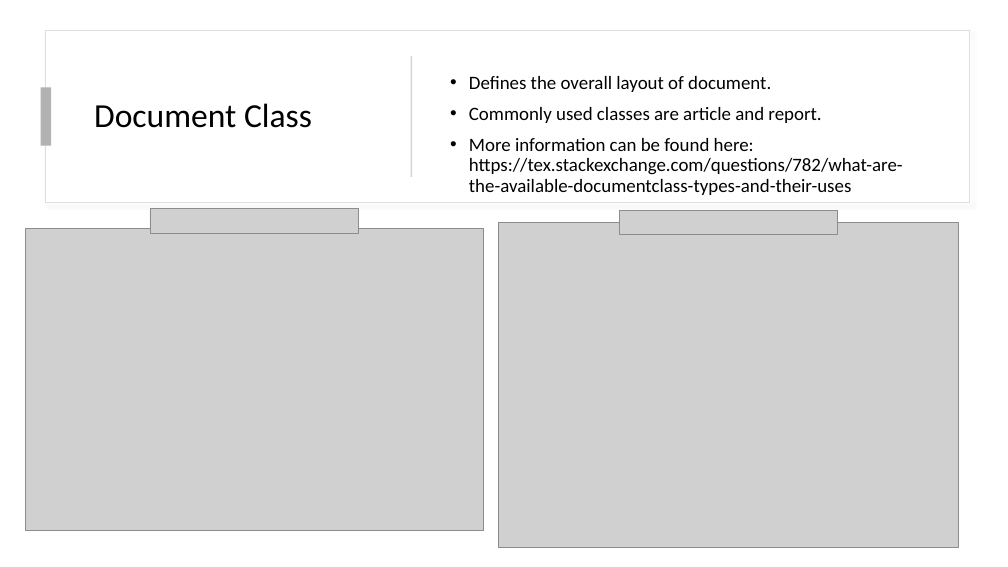
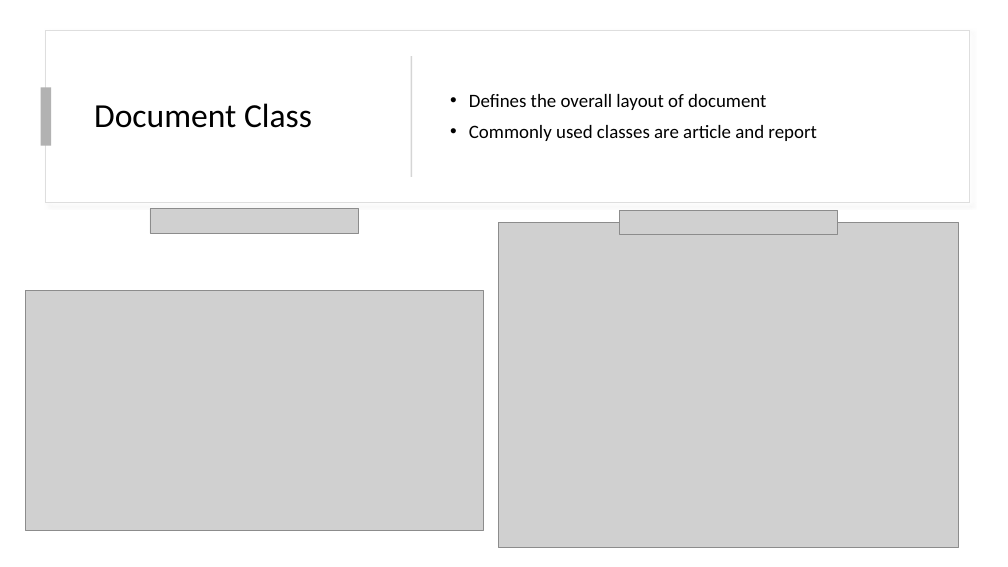
Before and after one commit to ocunningham08/LaTeX-Workshop, a slide deck: slide 6 of Workshop.pptx (slide 12 before the commit). Drawn at 1008x567 pixels with LibreOffice and Linux fonts; fonts in the diff are those of the drawing; grey boxes stand for pictures. Boxes give left, top, right and bottom in pixels: in the first picture for what was removed or moved away, otherwise in the second. Text is boxed around its words. In the diff, an @@ line names an element or a change of style, - is before the commit and + after.

Commit message:
Add files via upload
Updated Powerpoint and Template Document

```diff
--- a/Workshop.pptx
+++ b/Workshop.pptx
@@ text at (x1=469, y1=94, x2=816, y2=141): text changed @@
-• Defines the overall layout of document.
-• Commonly used classes are article and report.
-• More information can be found here: https://tex.stackexchange.com/questions/782/what-are-the-available-documentclass-types-and-their-uses
+• Defines the overall layout of document
+• Commonly used classes are article and report
@@ picture resized from (x1=26, y1=229, x2=484, y2=530) to (x1=26, y1=290, x2=484, y2=530) @@
```
Also in this commit, not shown: 21 other slides changed, 6 slides removed, 1 other file.
